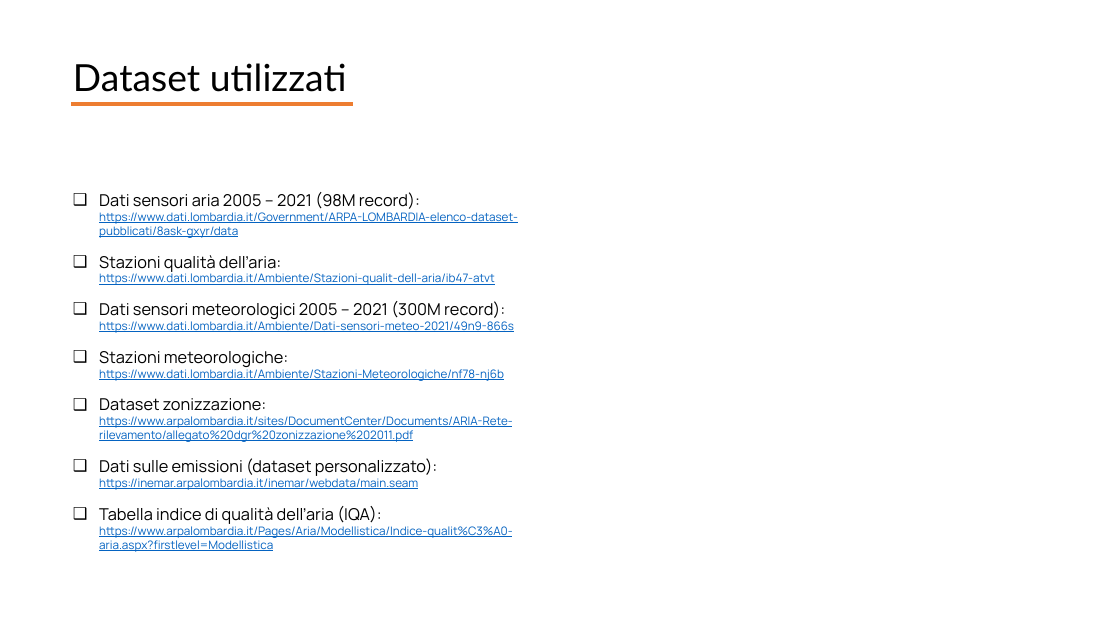
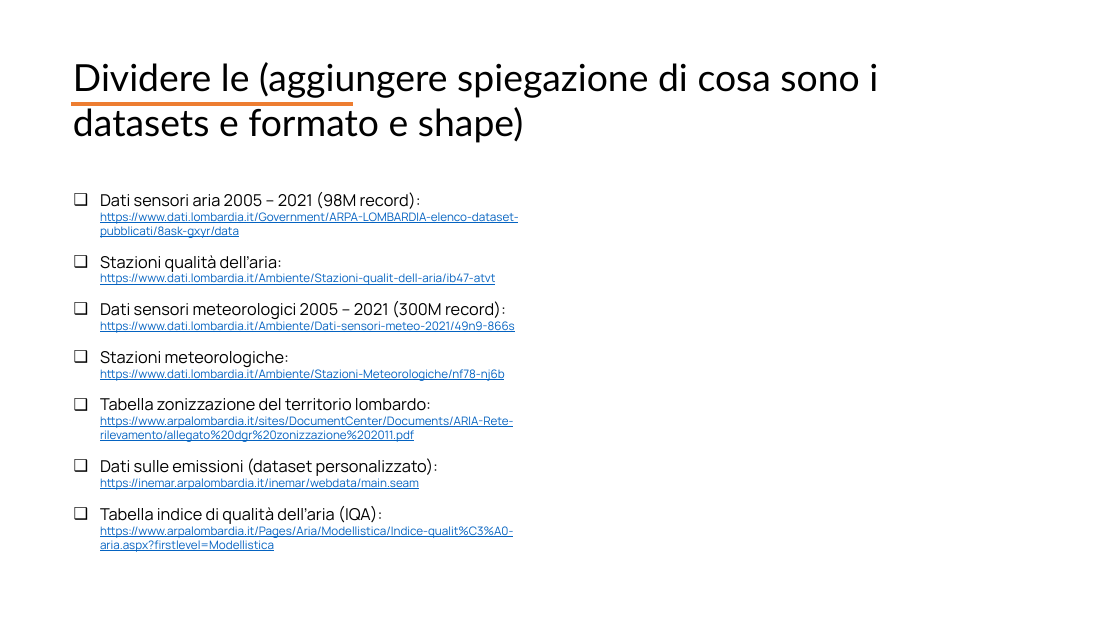
Before and after one commit to giocoal/air-quality-milano-interactive-data-visualization-tableau, a slide deck: slide 7 of Report/Report_progetto_Carbone_Cavallaro_Marconzini_Scuri.pptx (slide 4 before the commit). Drawn at 1120x630 pixels with LibreOffice and Linux fonts; fonts in the diff are those of the drawing. Boxes give left, top, right and bottom in pixels: in the first picture for what was removed or moved away, otherwise in the second. Text is boxed around its words. In the diff, an @@ line names an element or a change of style, - is before the commit and + after.

```diff
--- a/Report/Report_progetto_Carbone_Cavallaro_Marconzini_Scuri.pptx
+++ b/Report/Report_progetto_Carbone_Cavallaro_Marconzini_Scuri.pptx
@@ text at (73, 62, 878, 143): text changed @@
-Dataset utilizzati
+Dividere le (aggiungere spiegazione di cosa sono i datasets e formato e shape)
@@ text at (100, 398, 514, 442): text changed @@
-❑ Dataset zonizzazione: https://www.arpalombardia.it/sites/DocumentCenter/Documents/ARIA-Rete-rilevamento/allegato%20dgr%20zonizzazione%202011.pdf
+❑ Tabella zonizzazione del territorio lombardo: https://www.arpalombardia.it/sites/DocumentCenter/Documents/ARIA-Rete-rilevamento/allegato%20dgr%20zonizzazione%202011.pdf
```
Also in this commit, not shown: 5 other slides changed, 9 slides added, 1 slide removed.
